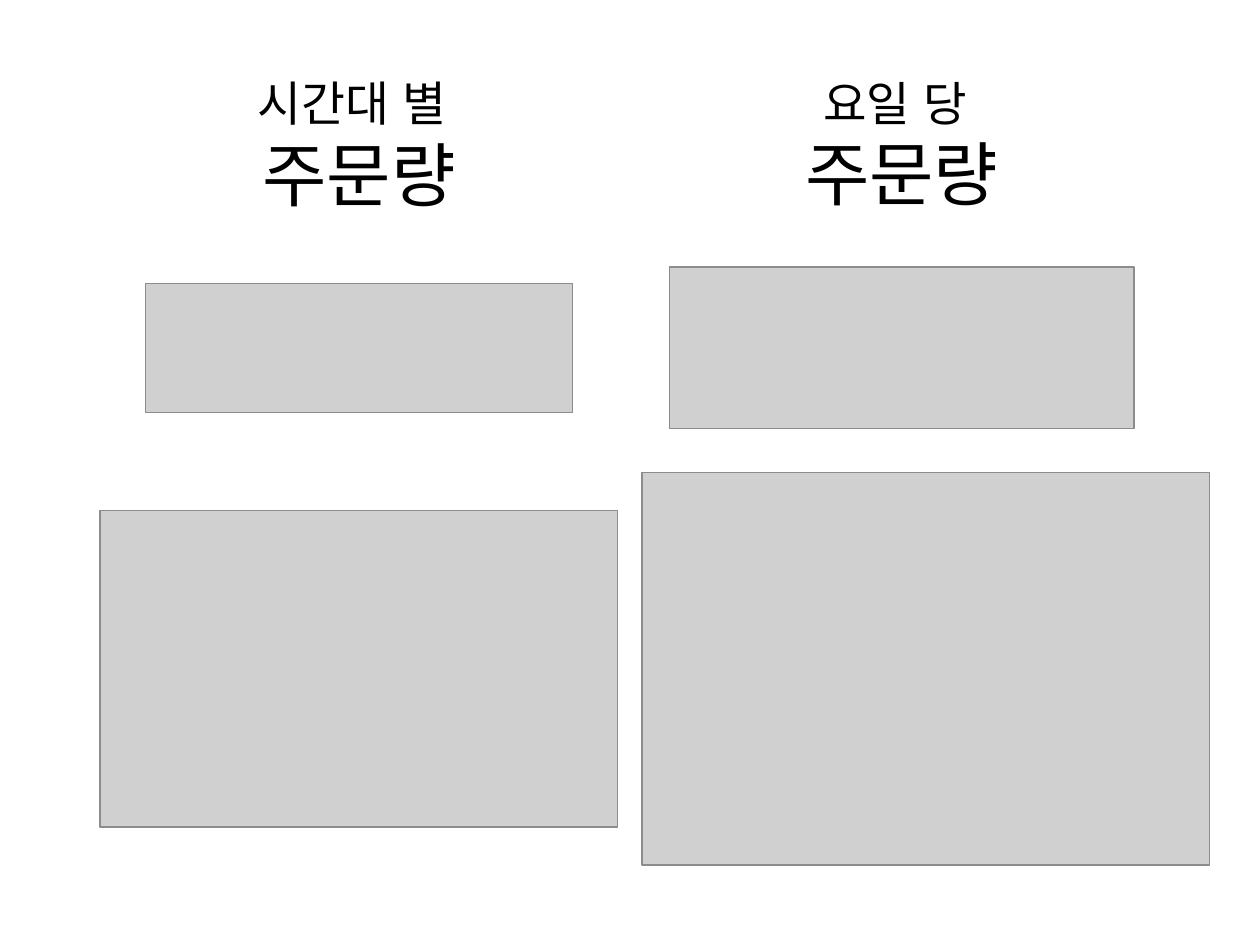
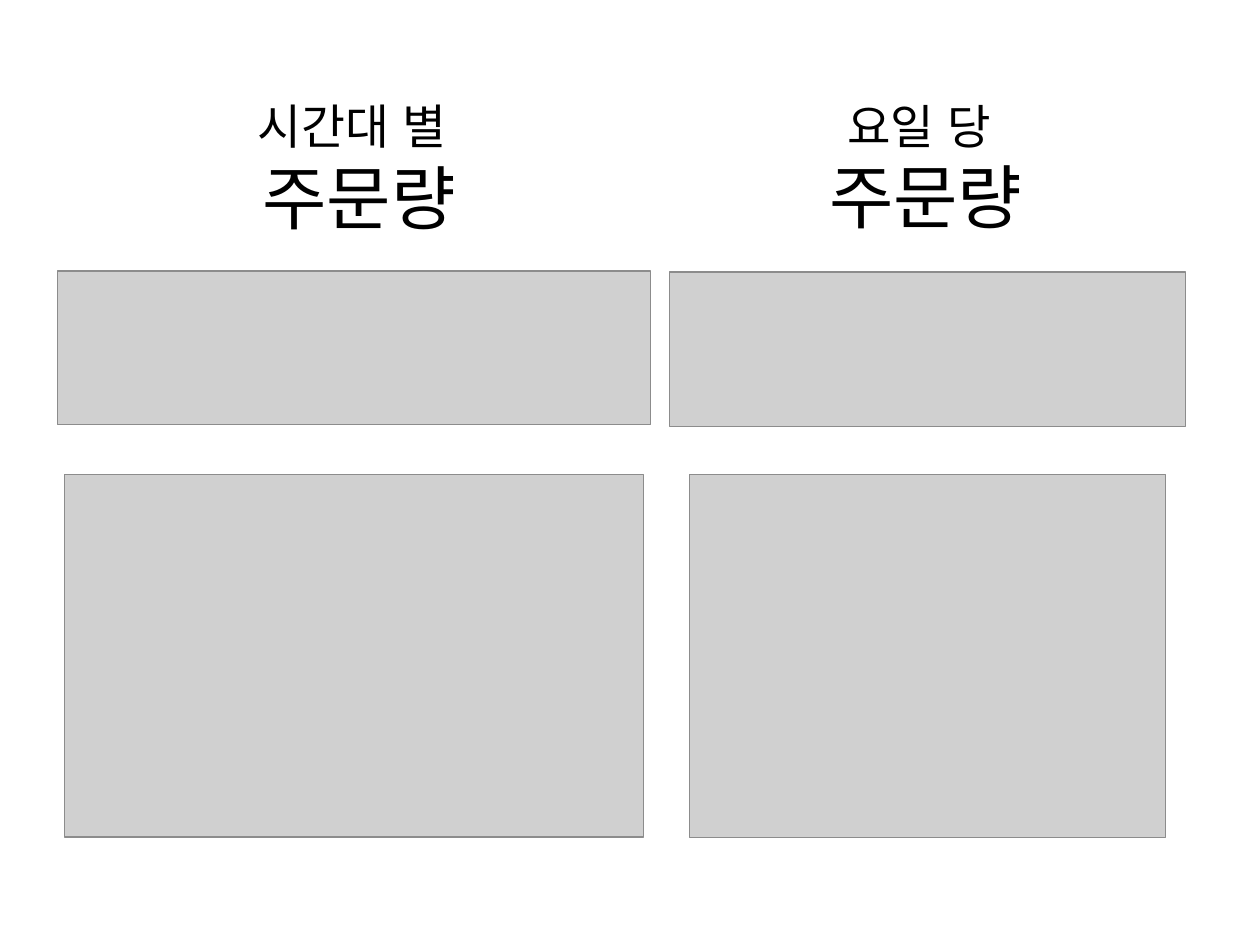
Before and after one commit to WasVelinn/1stPerSonalProjecT, a slide deck: slide 17 of 프레젠테이션1.pptx (slide 14 before the commit). Drawn at 1260x945 pixels with LibreOffice and Linux fonts; fonts in the diff are those of the drawing; grey boxes stand for pictures. Boxes give left, top, right and bottom in pixels: in the first picture for what was removed or moved away, otherwise in the second. Text is boxed around its words. In the diff, an @@ line names an element or a change of style, - is before the commit and + after.

```diff
--- a/프레젠테이션1.pptx
+++ b/프레젠테이션1.pptx
@@ text "시간대 별 주문량": place and size @@
-text "시간대 별 주문량" at [258, 81, 455, 207]
+text "시간대 별 주문량" at [258, 104, 455, 230]
@@ title "요일 당 주문량": place and size @@
-title "요일 당 주문량" at [805, 82, 998, 206]
+title "요일 당 주문량" at [829, 105, 1022, 229]
@@ picture: place and size @@
-picture at [146, 284, 573, 412]
+picture at [58, 271, 651, 425]
@@ picture: place and size @@
-picture at [669, 267, 1134, 428]
+picture at [669, 272, 1184, 427]
@@ picture: place and size @@
-picture at [100, 510, 617, 827]
+picture at [64, 475, 644, 838]
@@ picture: place and size @@
-picture at [643, 472, 1210, 864]
+picture at [689, 475, 1166, 838]
```
Also in this commit, not shown: 17 other slides changed, 4 slides added, 1 slide removed, 18 other files.
